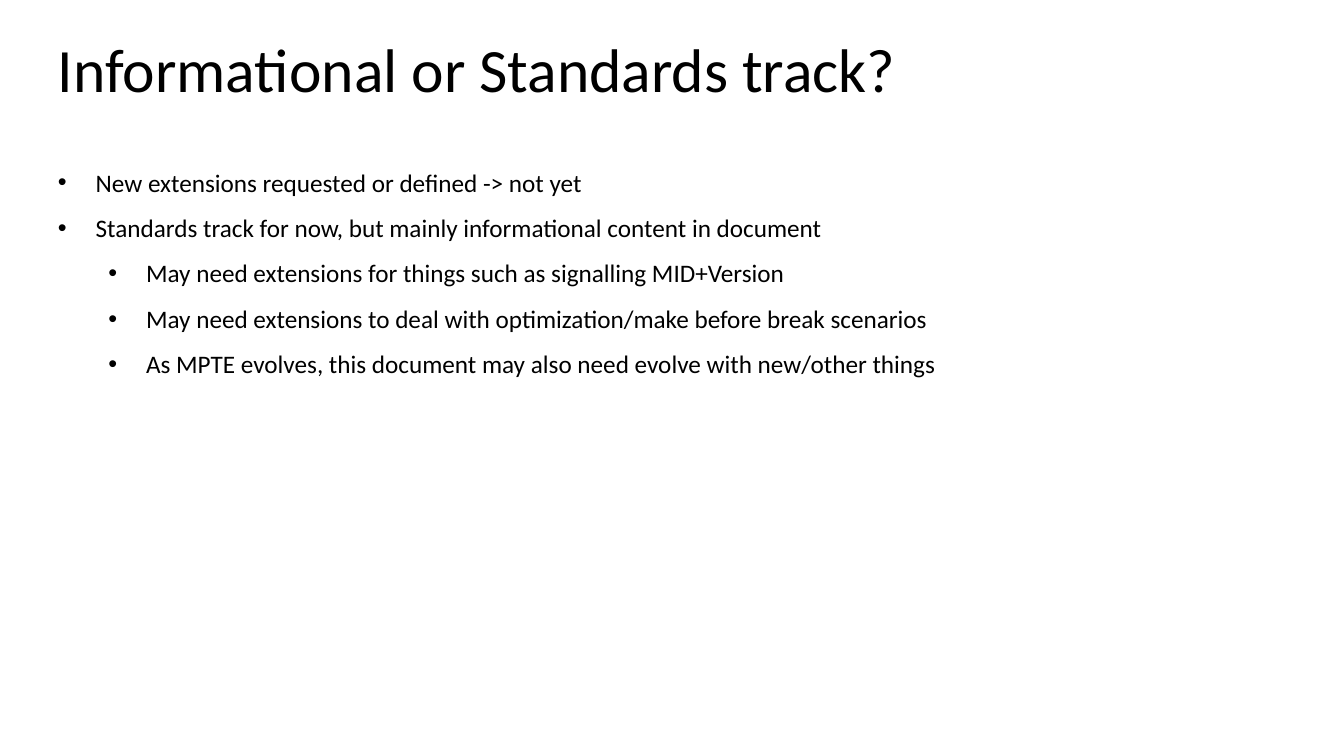
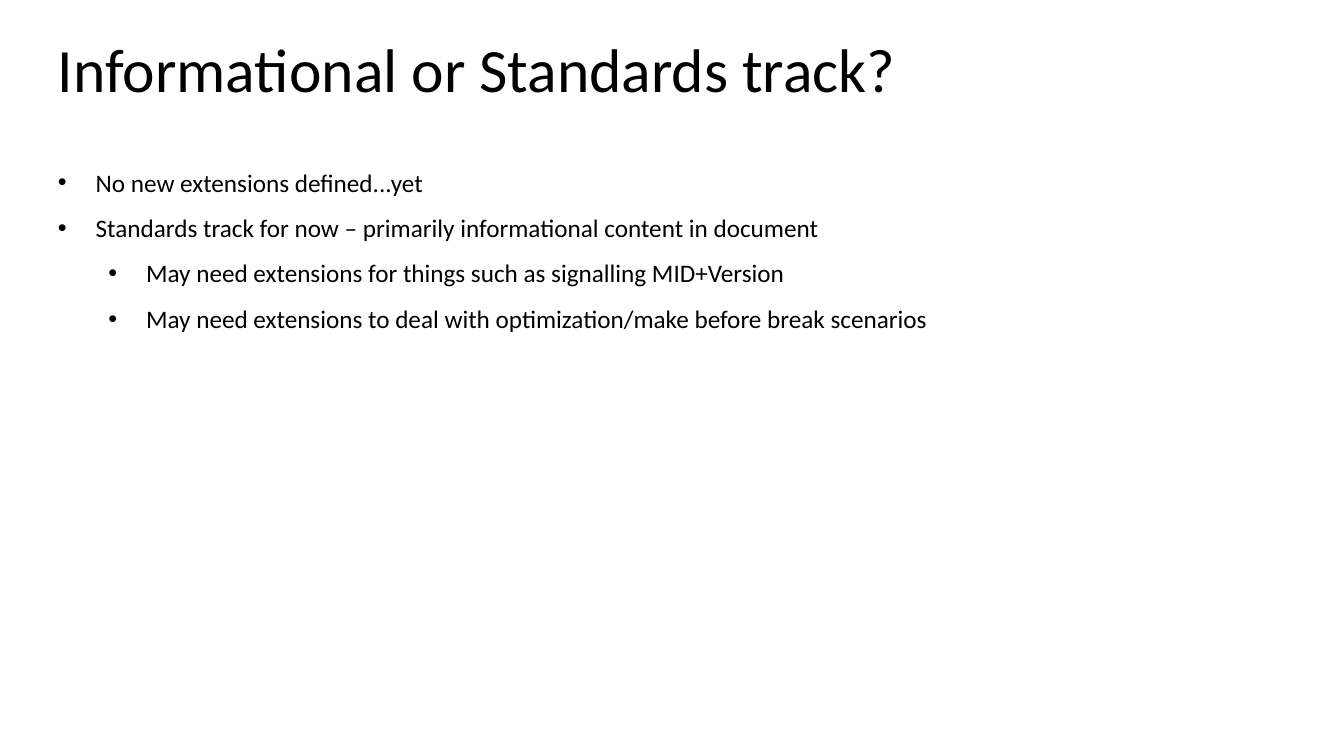
Before and after one commit to astone282/draft-stone-spring-mpte-sr, a slide deck: slide 10 of ietf123-draft-stone-spring-mpte-sr.pptx. Drawn at 1344x756 pixels with LibreOffice and Linux fonts; fonts in the diff are those of the drawing. Boxes give left, top, right and bottom in pixels: in the first picture for what was removed or moved away, otherwise in the second. Text is boxed around its words. In the diff, an @@ line names an element or a change of style, - is before the commit and + after.

```diff
--- a/ietf123-draft-stone-spring-mpte-sr.pptx
+++ b/ietf123-draft-stone-spring-mpte-sr.pptx
@@ text at (96,174,818,241): text changed @@
-• New extensions requested or defined -> not yet
-• Standards track for now, but mainly informational content in document
+• No new extensions defined...yet
+• Standards track for now – primarily informational content in document
@@ text at (146,355,935,378): paragraph removed @@
-  • As MPTE evolves, this document may also need evolve with new/other things
```
Also in this commit, not shown: 6 other slides changed.
